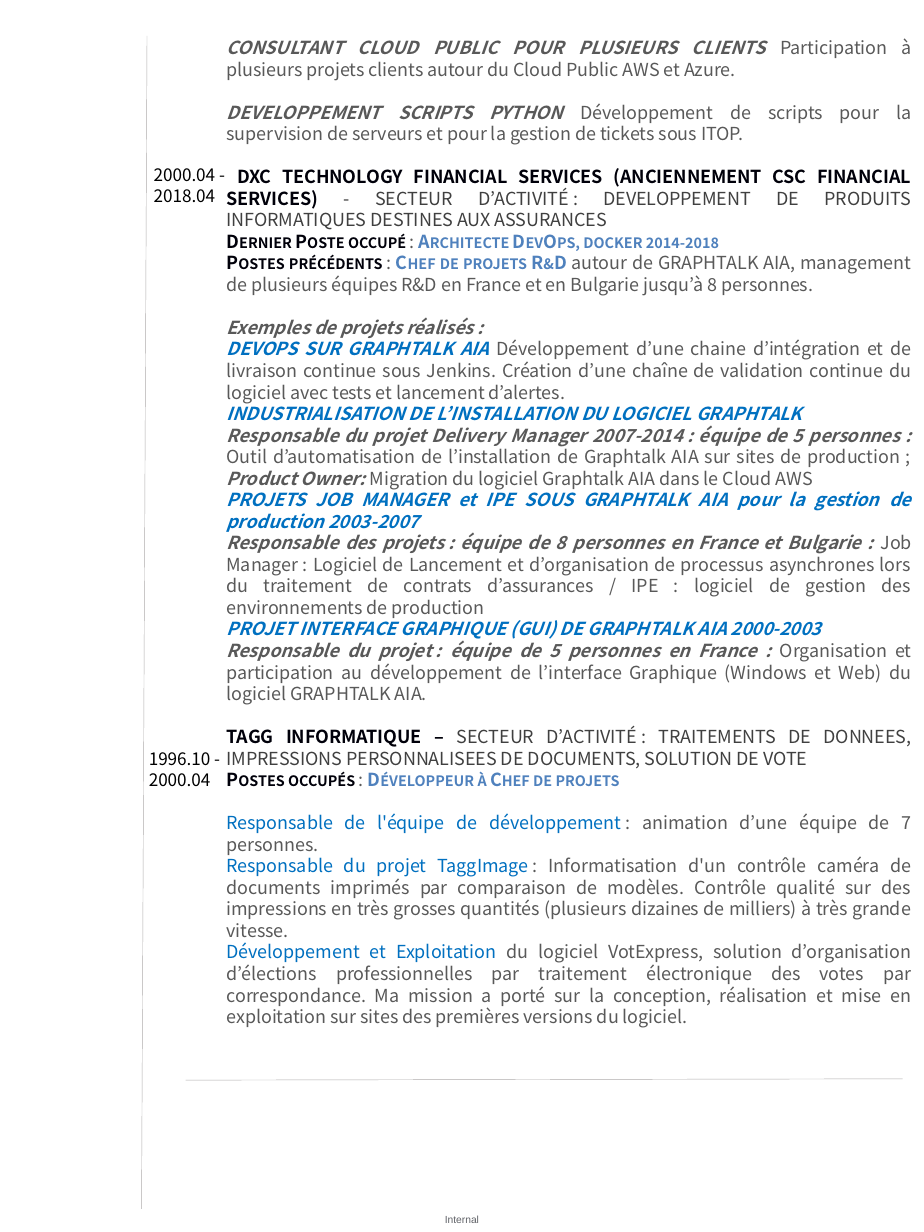
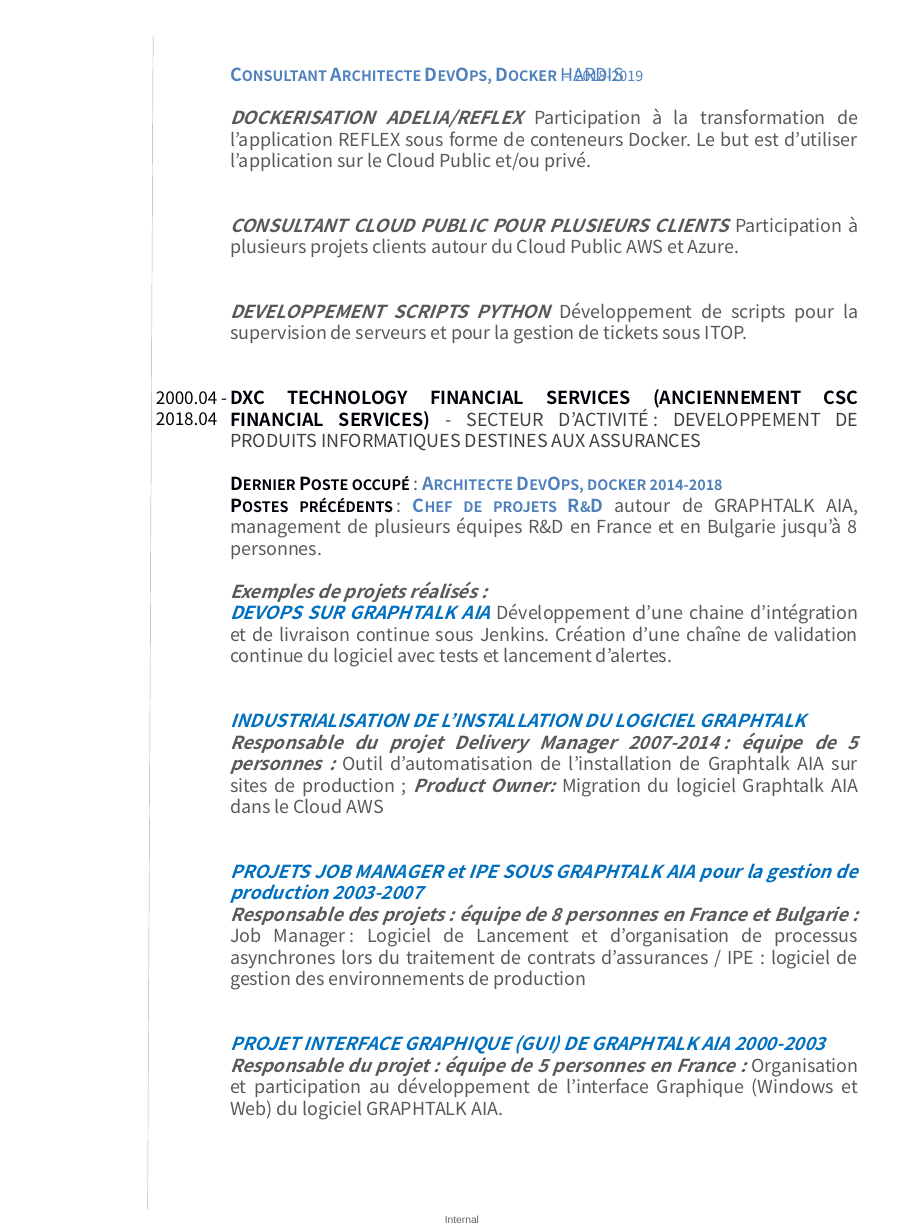
Before and after one commit to Solifred38/cv, a slide deck: slide 2 of CV_FFROMAGER.pptx. Drawn at 924x1232 pixels with LibreOffice and Linux fonts; fonts in the diff are those of the drawing. Boxes give left, top, right and bottom in pixels: in the first picture for what was removed or moved away, otherwise in the second. Text is boxed around its words. In the diff, an @@ line names an element or a change of style, - is before the commit and + after.

Commit message:
update chef de projet

```diff
--- a/CV_FFROMAGER.pptx
+++ b/CV_FFROMAGER.pptx
@@ line moved from (147, 36) - (142, 1209) to (153, 36) - (148, 1209) @@
@@ text "Consultant Architecte DevOps, Docker HARDIS ..." moved from (x1=227, y1=38, x2=912, y2=1028) to (x1=230, y1=67, x2=859, y2=1120) @@
@@ text at (x1=230, y1=67, x2=858, y2=171): paragraphs added @@
+Consultant Architecte DevOps, Docker HARDIS – 2018-2019
+DOCKERISATION ADELIA/REFLEX Participation à la transformation de l’application REFLEX sous forme de conteneurs Docker. Le but est d’utiliser l’application sur le Cloud Public et/ou privé.
@@ text "2000.04 -" moved from (x1=154, y1=168, x2=216, y2=203) to (x1=156, y1=391, x2=218, y2=426) @@
@@ text at (x1=227, y1=726, x2=912, y2=1028): paragraphs removed @@
-TAGG INFORMATIQUE – SECTEUR D’ACTIVITÉ : TRAITEMENTS DE DONNEES, IMPRESSIONS PERSONNALISEES DE DOCUMENTS, SOLUTION DE VOTE
-Postes occupés : Développeur à Chef de projets
-Responsable de l'équipe de développement : animation d’une équipe de 7 personnes.
-Responsable du projet TaggImage : Informatisation d'un contrôle caméra de documents imprimés par comparaison de modèles. Contrôle qualité sur des impressions en très grosses quantités (plusieurs dizaines de milliers) à très grande vitesse.
-Développement et Exploitation du logiciel VotExpress, solution d’organisation d’élections professionnelles par traitement électronique des votes par correspondance. Ma mission a porté sur la conception, réalisation et mise en exploitation sur sites des premières versions du logiciel.
@@ text removed at (x1=149, y1=752, x2=211, y2=786) @@
-1996.10 -
-2000.04
@@ line removed from (186, 1080) to (903, 1079) @@
```
Also in this commit, not shown: 2 other slides changed, 1 other file.
